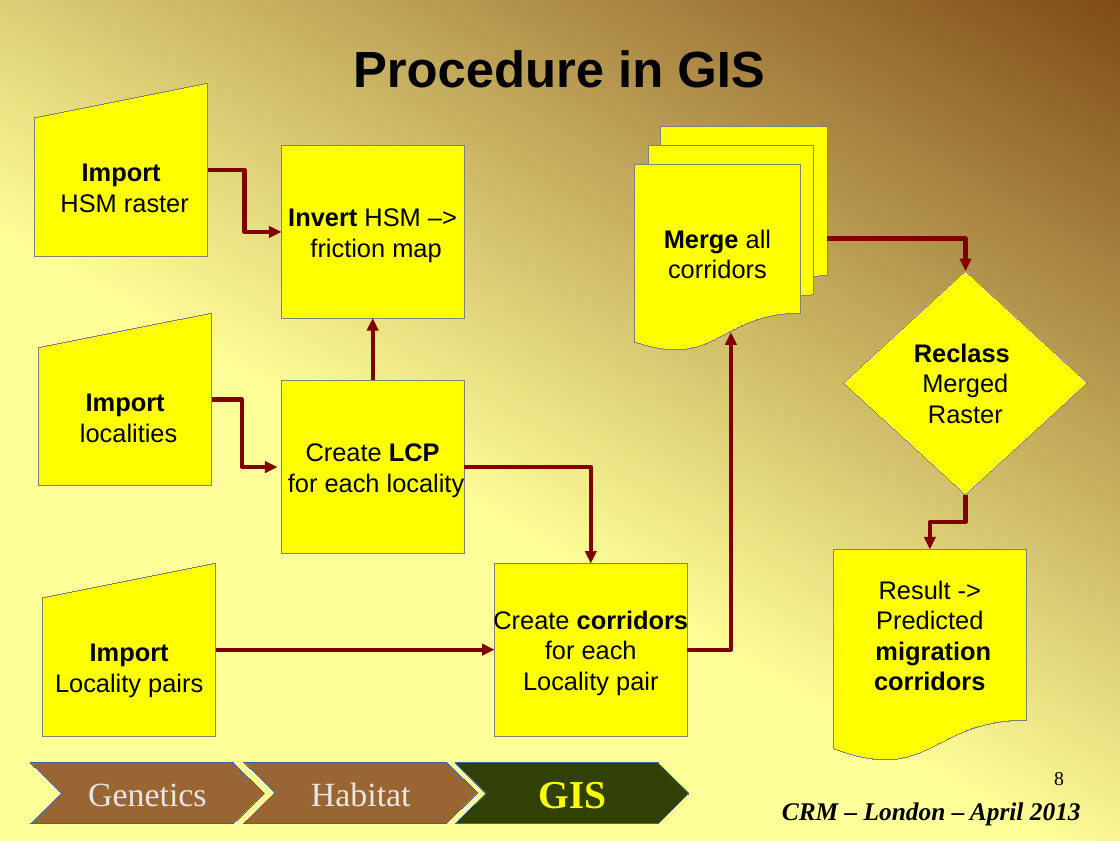
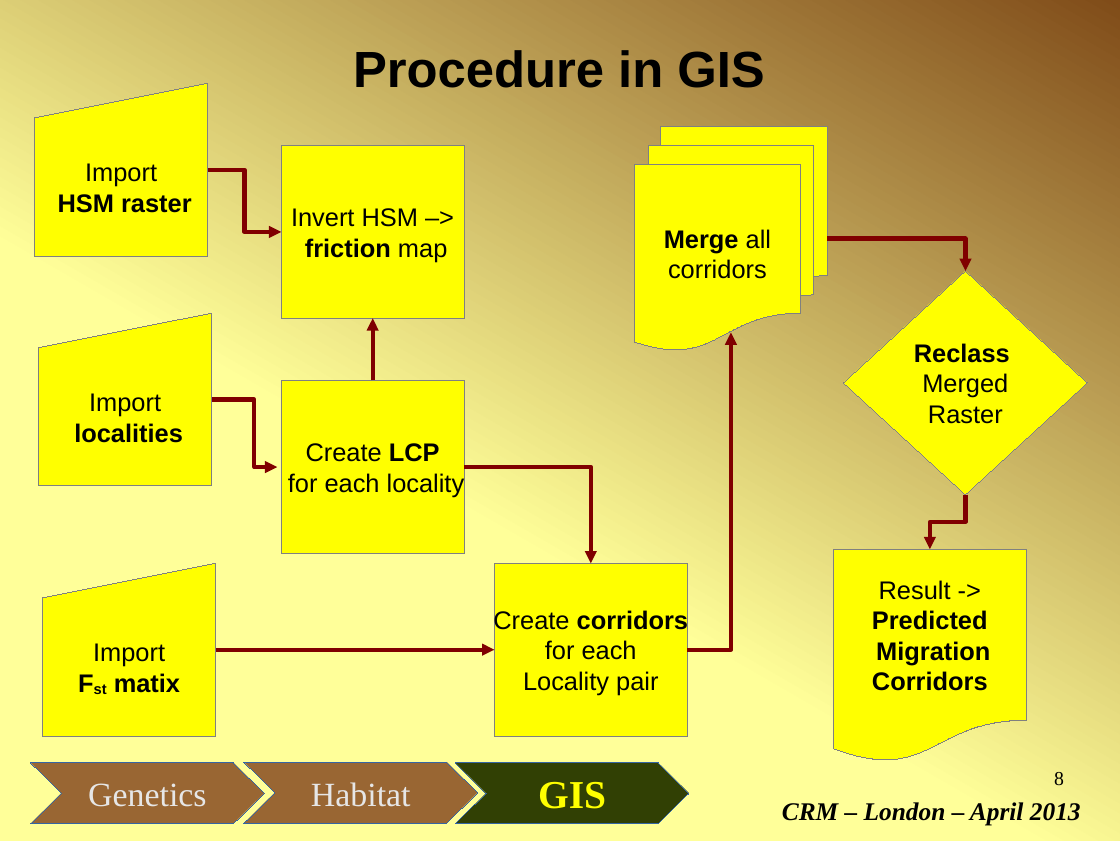
Before and after one commit to micha-silver/popgen-gis, a slide deck: slide 8 of popgen-GIS_Fresia_Silver.odp. Drawn at 1120x841 pixels with LibreOffice and Linux fonts; fonts in the diff are those of the drawing. Boxes give left, top, right and bottom in pixels: in the first picture for what was removed or moved away, otherwise in the second. Text is boxed around its words. In the diff, an @@ line names an element or a change of style, - is before the commit and + after.

Commit message:
create_fst_pairs function added

```diff
--- a/popgen-GIS_Fresia_Silver.odp
+++ b/popgen-GIS_Fresia_Silver.odp
@@ flow chart manual input "Import" at (35,83,207,256): bold off in "Import"; bold on in "HSM raster" @@
@@ rectangle "Invert HSM –>" at (282,145,464,318): bold off in "Invert"; bold on in "friction" @@
@@ flow chart manual input "Import" at (39,313,211,486): bold off in "Import"; bold on in "localities" @@
@@ elbow arrow (211, 399) - (277, 466): route changed @@
@@ text in flow chart document at (872,610,988,630): bold on in "Predicted" @@
@@ text in flow chart manual input at (93,643,165,667): bold off in "Import" @@
@@ text in flow chart document at (872,641,990,691): text changed @@
-migration
-corridors
+Migration
+Corridors
@@ text in flow chart manual input at (114,673,180,693): text changed; bold on @@
-Locality pairs
+Fst matix
```
Also in this commit, not shown: 2 other slides changed, 1 other file.
